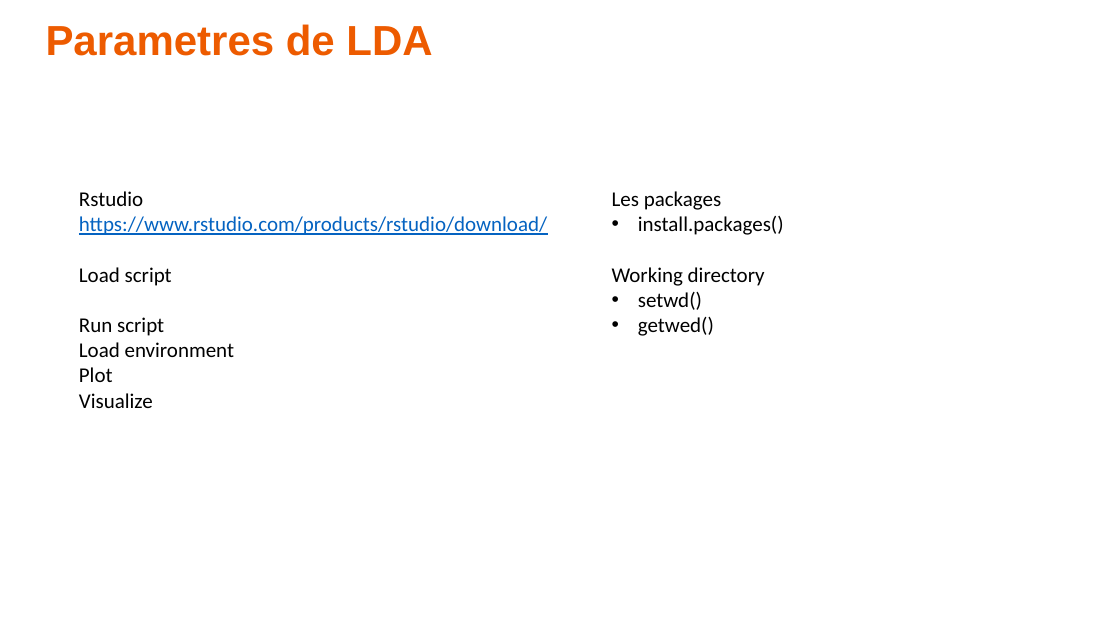
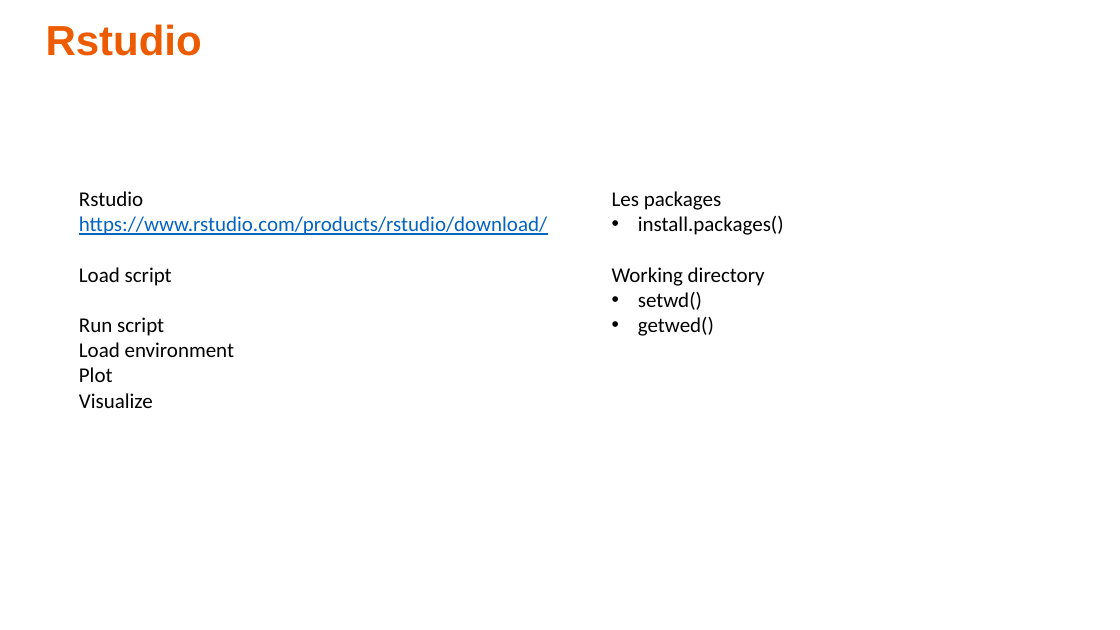
Before and after one commit to alexisperrier/upem-topic-modeling, a slide deck: slide 16 of UPEM-Topic_modeling.pptx. Drawn at 1120x630 pixels with LibreOffice and Linux fonts; fonts in the diff are those of the drawing. Boxes give left, top, right and bottom in pixels: in the first picture for what was removed or moved away, otherwise in the second. Text is boxed around its words. In the diff, an @@ line names an element or a change of style, - is before the commit and + after.

```diff
--- a/UPEM-Topic_modeling.pptx
+++ b/UPEM-Topic_modeling.pptx
@@ text at box(46, 24, 202, 56): text changed @@
-Parametres de LDA
+Rstudio
```
Also in this commit, not shown: 10 slides added, 41 other files.
